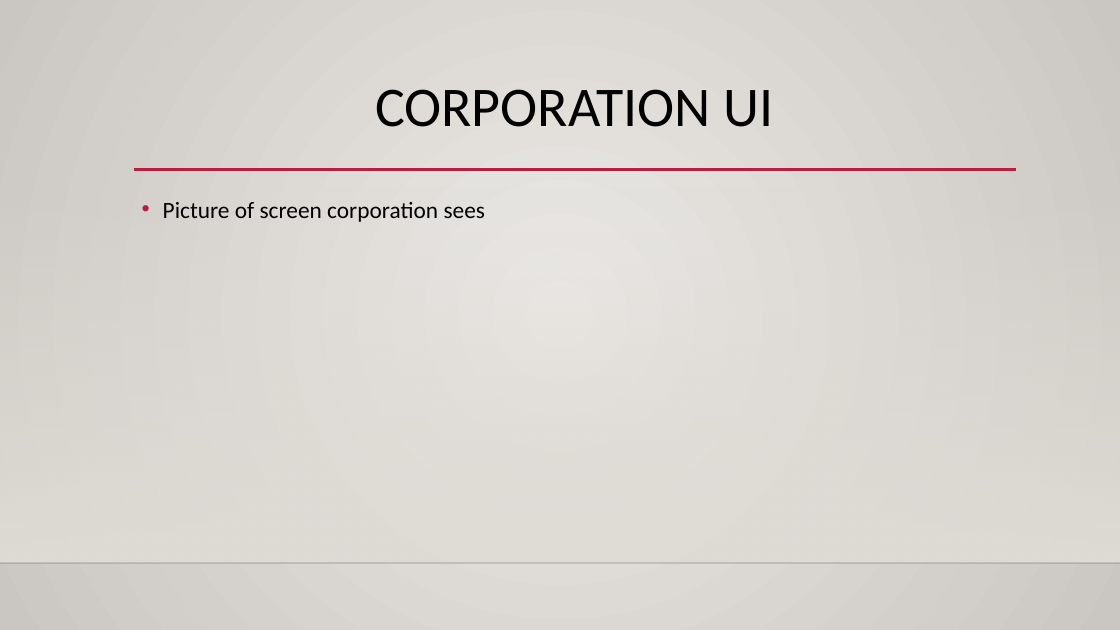
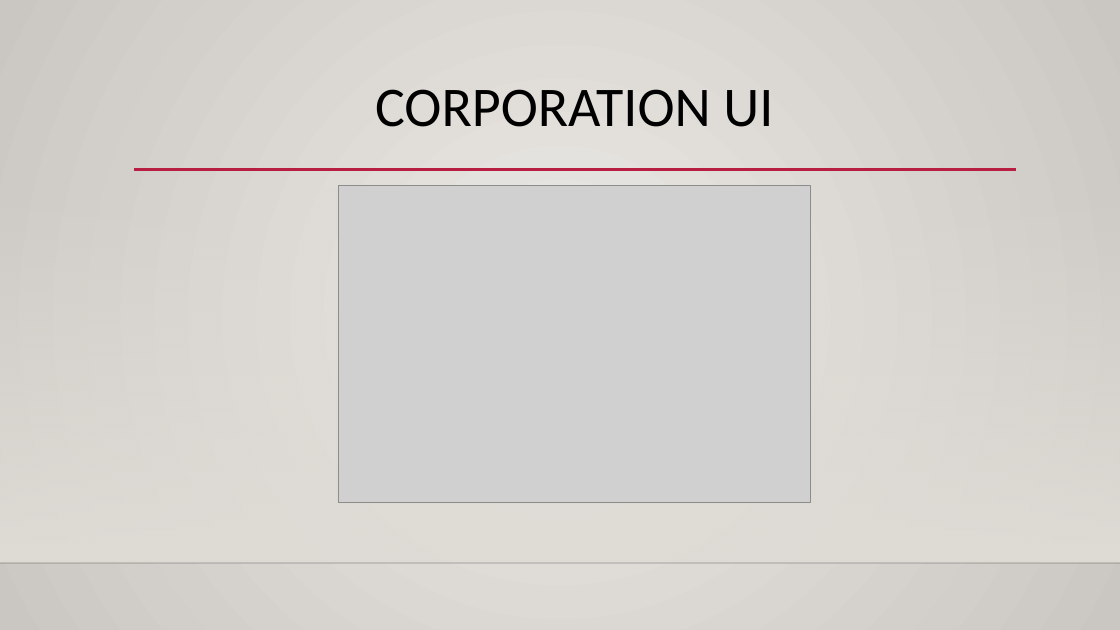
Before and after one commit to stirenewang/EH89-ConsumerCompanyGame, a slide deck: slide 7 of Presentation.pptx (slide 5 before the commit). Drawn at 1120x630 pixels with LibreOffice and Linux fonts; fonts in the diff are those of the drawing; grey boxes stand for pictures; background and template pictures are left out. Boxes give left, top, right and bottom in pixels: in the first picture for what was removed or moved away, otherwise in the second. Text is boxed around its words. In the diff, an @@ line names an element or a change of style, - is before the commit and + after.

```diff
--- a/Presentation.pptx
+++ b/Presentation.pptx
@@ text removed at <box>163,202,486,222</box> @@
-• Picture of screen corporation sees
@@ picture added at <box>339,185,810,502</box> @@
```
Also in this commit, not shown: 2 other slides changed, 4 slides added, 1 slide removed, 2 other files.
